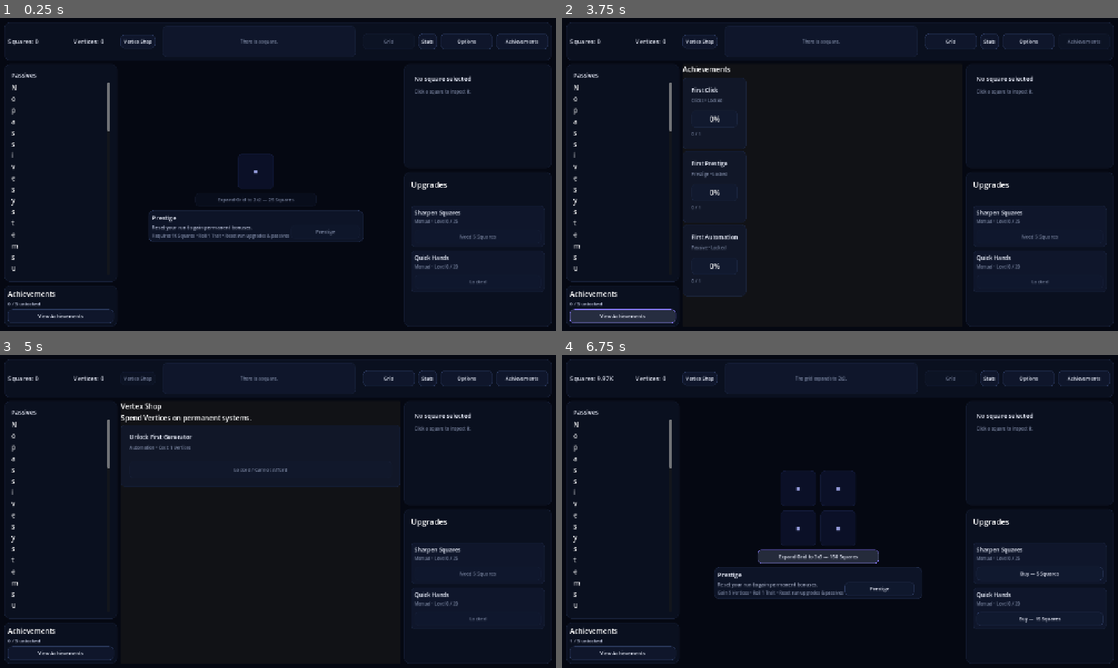
Above: before the commit, frames 1-4 (two rows, left to right).
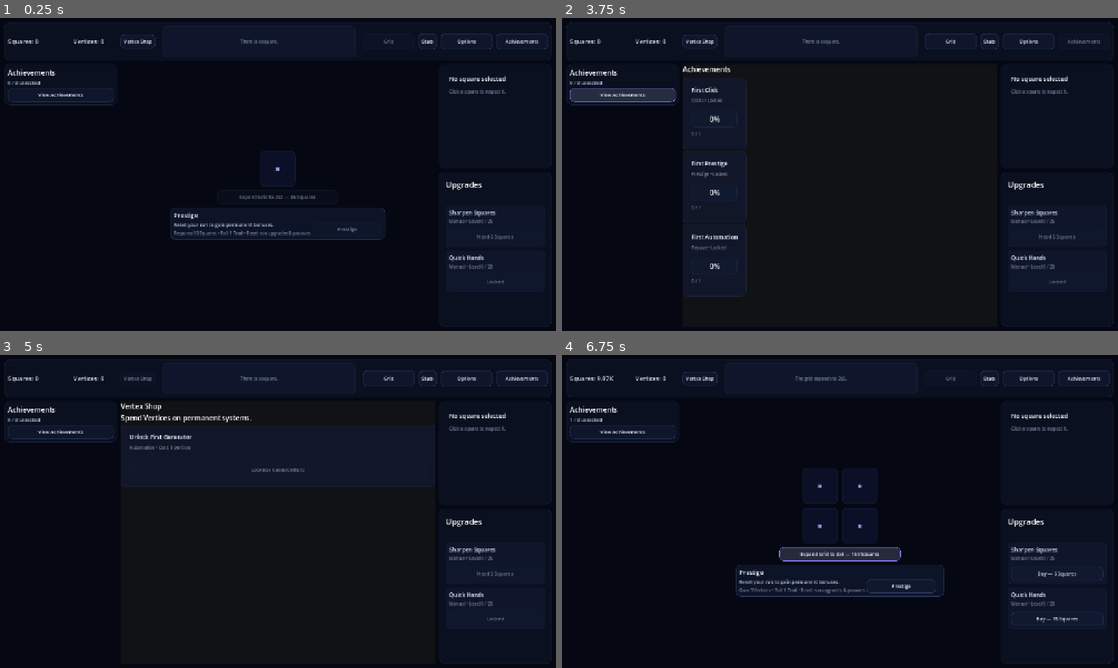
Above: after the commit, the same moments.

Repository: franciscoCapa27/Squared_2
Game: Godot game, scene res://scenes/main/Main.tscn
The game is run twice, just before and just after one commit, with the same random seed, the same clock (stepped at 60 frames per second) and the same inputs.
Inputs:
- Up to frame 1 (0.25 s): no input
- Up to frame 2 (3.75 s): click "Vertex Shop" at 0.5 s; click "Grid" at 1.25 s; click "Stats" at 2 s; click "Achievements" at 2.75 s; click "View Achievements" at 3.5 s
- Up to frame 3 (5 s): click "Vertex Shop" at 4.25 s
- Up to frame 4 (6.75 s): click "Grid" at 5 s; click "■" at 5.75 s; click "Expand Grid to 2x2 — 25 Squar…" at 6.5 s

The runs differ from the first frame. In frame 1, 5.3% of the frame differs, in the area x 0-93%, y 16-99%; in frame 2, 3.8%; in frame 3, 3.2%; in frame 4, 6.6%.

Commit message:
Add passive panel feature fade in

Diff:
--- a/squared-2/scenes/main/Main.tscn
+++ b/squared-2/scenes/main/Main.tscn
@@ -6,6 +6,7 @@
 [ext_resource type="Script" uid="uid://3kgpybmgkguk" path="res://scripts/ui/theme/themed_background.gd" id="2_ostsq"]
 [ext_resource type="Script" uid="uid://bxj37wgxednl7" path="res://scripts/ui/grid_page.gd" id="3_1rhdn"]
 [ext_resource type="Script" uid="uid://dtcxo6g4t8ui" path="res://scripts/ui/vertex_shop_page.gd" id="3_dc040"]
+[ext_resource type="Script" uid="uid://bju4bhmxsxlgp" path="res://scripts/ui/feature_panel_visibility.gd" id="4_3km4f"]
 [ext_resource type="Script" uid="uid://8mmn8xlnp7rn" path="res://scripts/ui/achievements_page.gd" id="6_ko0rf"]
 [ext_resource type="Script" uid="uid://byja7u42vbuc" path="res://scripts/ui/square_details_panel.gd" id="6_sjxhf"]
 [ext_resource type="Script" uid="uid://vlq180vt2gmu" path="res://scripts/ui/run_upgrades_panel.gd" id="8_ko0rf"]
@@ -171,6 +172,12 @@
 mouse_filter = 2
 script = ExtResource("2_gyg6b")
 
+[node name="PassiveFeatureVisibility" type="Control" parent="RootMargin/MainVBox/BodyHBox/LeftPanel/PassivePanel" unique_id=61481412 node_paths=PackedStringArray("target")]
+unique_name_in_owner = true
+layout_mode = 2
+script = ExtResource("4_3km4f")
+target = NodePath("..")
+
 [node name="PassiveMargin" type="MarginContainer" parent="RootMargin/MainVBox/BodyHBox/LeftPanel/PassivePanel" unique_id=245565415]
 unique_name_in_owner = true
 layout_mode = 2
@@ -239,9 +246,18 @@
 
 [node name="GridCenter" type="CenterContainer" parent="RootMargin/MainVBox/BodyHBox/CenterPageRoot/GridPage" unique_id=847906112]
 unique_name_in_owner = true
-layout_mode = 0
-offset_right = 624.0
-offset_bottom = 616.0
+layout_mode = 1
+anchors_preset = 8
+anchor_left = 0.5
+anchor_top = 0.5
+anchor_right = 0.5
+anchor_bottom = 0.5
+offset_left = -312.0
+offset_top = -308.0
+offset_right = 312.0
+offset_bottom = 308.0
+grow_horizontal = 2
+grow_vertical = 2
 size_flags_vertical = 3
 mouse_filter = 2
 
@@ -482,7 +498,7 @@
 
 [node name="RightPanel" type="VBoxContainer" parent="RootMargin/MainVBox/BodyHBox" unique_id=772359619]
 unique_name_in_owner = true
-custom_minimum_size = Vector2(340, 0)
+custom_minimum_size = Vector2(260, 0)
 layout_mode = 2
 size_flags_horizontal = 4
 theme_override_constants/separation = 12
--- a/squared-2/scripts/autoload/passive_system.gd
+++ b/squared-2/scripts/autoload/passive_system.gd
@@ -209,6 +209,16 @@
 	return best_square
 
 
+func has_any_unlocked_generator() -> bool:
+	for generator_instance: PassiveGeneratorInstance in get_all_generator_instances():
+		if generator_instance == null:
+			continue
+
+		if generator_instance.is_unlocked:
+			return true
+
+	return false
+
 func to_save_dict() -> Dictionary:
 	var generator_save_data: Dictionary = {}
 
--- a/squared-2/scripts/main/main.gd
+++ b/squared-2/scripts/main/main.gd
@@ -20,6 +20,7 @@
 @onready var achievements_page: AchievementsPage = %AchievementsPage
 
 @onready var passive_panel: PassivePanel = %PassivePanel
+@onready var passive_feature_visibility: FeaturePanelVisibility = %PassiveFeatureVisibility
 @onready var square_details_panel: SquareDetailsPanel = %SquareDetailsPanel
 
 @onready var run_upgrades_panel: RunUpgradesPanel = %RunUpgradesPanel
@@ -143,6 +144,8 @@
 	square_details_panel.clear()
 	run_upgrades_panel.refresh()
 
+	_refresh_feature_visibility(false)
+
 
 # ------------------------------------------------------------------------------
 # Global UI Refresh
@@ -162,6 +165,11 @@
 	square_details_panel.refresh()
 	run_upgrades_panel.refresh()
 
+	_refresh_feature_visibility(false)
+
+func _refresh_feature_visibility(animated: bool = true) -> void:
+	var has_passives: bool = PassiveSystem.has_any_unlocked_generator()
+	passive_feature_visibility.set_feature_visible(has_passives, animated)
 
 func _refresh_labels() -> void:
 	_on_squares_changed(GameState.squares)
@@ -295,6 +303,8 @@
 	_refresh_passive_panel()
 	grid_page.refresh_buttons()
 	square_details_panel.refresh()
+	run_upgrades_panel.refresh()
+	_refresh_feature_visibility(true)
 
 
 func _on_passive_generator_upgraded(_generator_id: String) -> void:
@@ -310,6 +320,7 @@
 func _on_options_hard_reset_completed() -> void:
 	square_details_panel.clear()
 	_refresh_all_ui()
+
 
 
 # ------------------------------------------------------------------------------
--- /dev/null
+++ b/squared-2/scripts/ui/feature_panel_visibility.gd
@@ -0,0 +1,91 @@
+extends Node
+class_name FeaturePanelVisibility
+
+@export var target: Control
+@export var fade_duration_seconds: float = 0.25
+@export var start_hidden: bool = true
+
+var is_feature_visible: bool = false
+var tween: Tween
+
+
+func _ready() -> void:
+	if target == null:
+		target = get_parent() as Control
+
+	if target == null:
+		push_error("FeaturePanelVisibility needs a Control target or Control parent.")
+		return
+
+	if start_hidden:
+		set_feature_visible(false, false)
+	else:
+		set_feature_visible(true, false)
+
+
+func set_feature_visible(should_be_visible: bool, animated: bool = true) -> void:
+	if target == null:
+		return
+
+	if is_feature_visible == should_be_visible and target.visible == should_be_visible:
+		return
+
+	is_feature_visible = should_be_visible
+
+	if tween != null:
+		tween.kill()
+		tween = null
+
+	if not animated:
+		_apply_visibility_immediately(should_be_visible)
+		return
+
+	if should_be_visible:
+		_fade_in()
+	else:
+		_fade_out()
+
+
+func _apply_visibility_immediately(should_be_visible: bool) -> void:
+	target.visible = should_be_visible
+	target.modulate.a = 1.0 if should_be_visible else 0.0
+	target.mouse_filter = Control.MOUSE_FILTER_STOP if should_be_visible else Control.MOUSE_FILTER_IGNORE
+
+
+func _fade_in() -> void:
+	target.visible = true
+	target.modulate.a = 0.0
+	target.mouse_filter = Control.MOUSE_FILTER_IGNORE
+
+	tween = create_tween()
+	tween.set_trans(Tween.TRANS_CUBIC)
+	tween.set_ease(Tween.EASE_OUT)
+	tween.tween_property(target, "modulate:a", 1.0, fade_duration_seconds)
+	tween.finished.connect(_on_fade_in_finished)
+
+
+func _fade_out() -> void:
+	target.mouse_filter = Control.MOUSE_FILTER_IGNORE
+
+	tween = create_tween()
+	tween.set_trans(Tween.TRANS_CUBIC)
+	tween.set_ease(Tween.EASE_IN)
+	tween.tween_property(target, "modulate:a", 0.0, fade_duration_seconds)
+	tween.finished.connect(_on_fade_out_finished)
+
+
+func _on_fade_in_finished() -> void:
+	if target == null:
+		return
+
+	target.mouse_filter = Control.MOUSE_FILTER_STOP
+	target.modulate.a = 1.0
+
+
+func _on_fade_out_finished() -> void:
+	if target == null:
+		return
+
+	target.visible = false
+	target.modulate.a = 0.0
+	target.mouse_filter = Control.MOUSE_FILTER_IGNORE
Not shown, added: squared-2/scripts/ui/feature_panel_visibility.gd.uid
